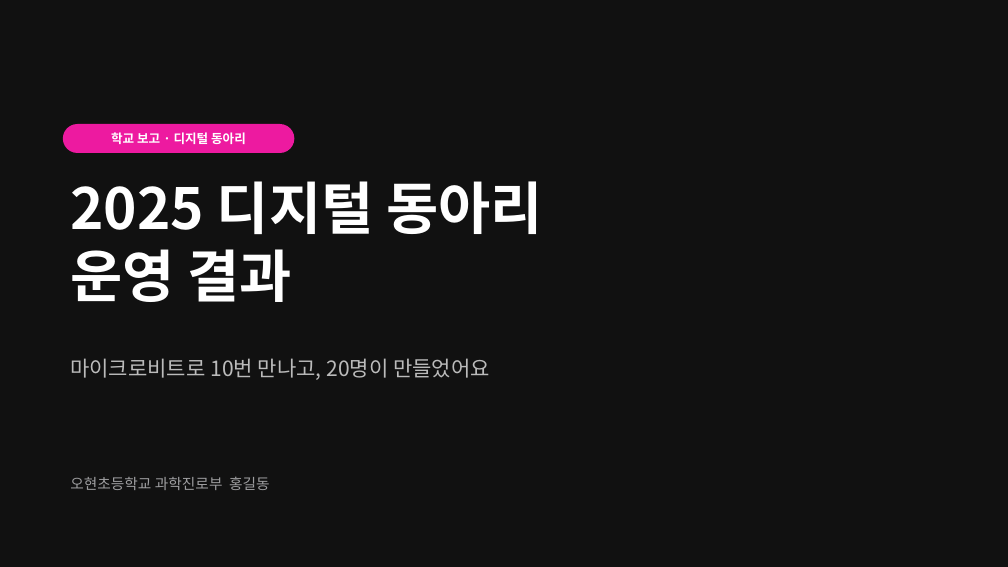
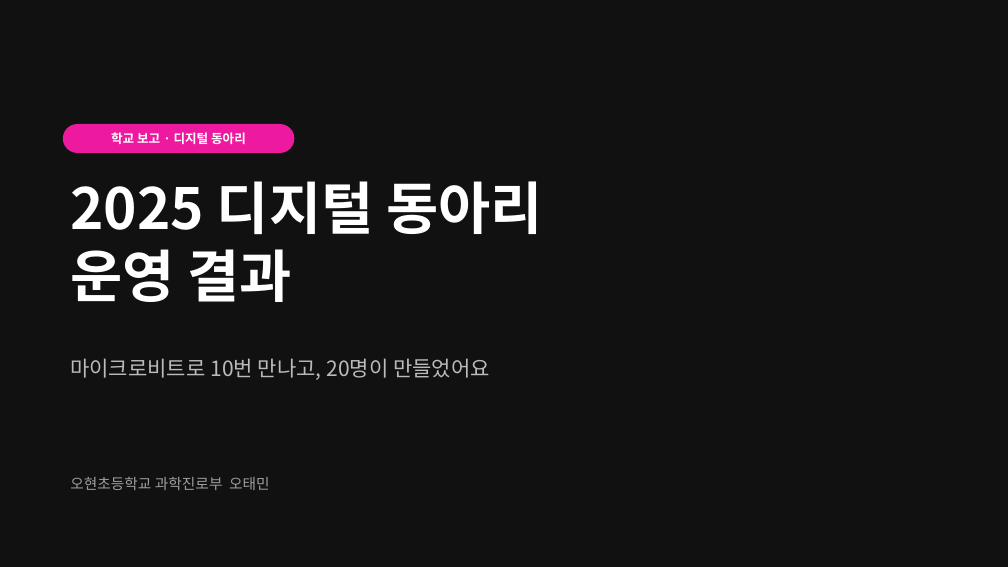
Before and after one commit to kwonjungu/inline-ai-setup, a slide deck: slide 1 of materials/08_계획서_통계로_PPT만들기/정답_예시/정답_동아리_결과발표_강의안스타일.pptx. Drawn at 1008x567 pixels with LibreOffice and Linux fonts; fonts in the diff are those of the drawing. Boxes give left, top, right and bottom in pixels: in the first picture for what was removed or moved away, otherwise in the second. Text is boxed around its words. In the diff, an @@ line names an element or a change of style, - is before the commit and + after.

```diff
--- a/materials/08_계획서_통계로_PPT만들기/정답_예시/정답_동아리_결과발표_강의안스타일.pptx
+++ b/materials/08_계획서_통계로_PPT만들기/정답_예시/정답_동아리_결과발표_강의안스타일.pptx
@@ text at (x1=70, y1=477, x2=270, y2=490): text changed @@
-오현초등학교 과학진로부 홍길동
+오현초등학교 과학진로부 오태민
```
Also in this commit, not shown: 54 other files.
